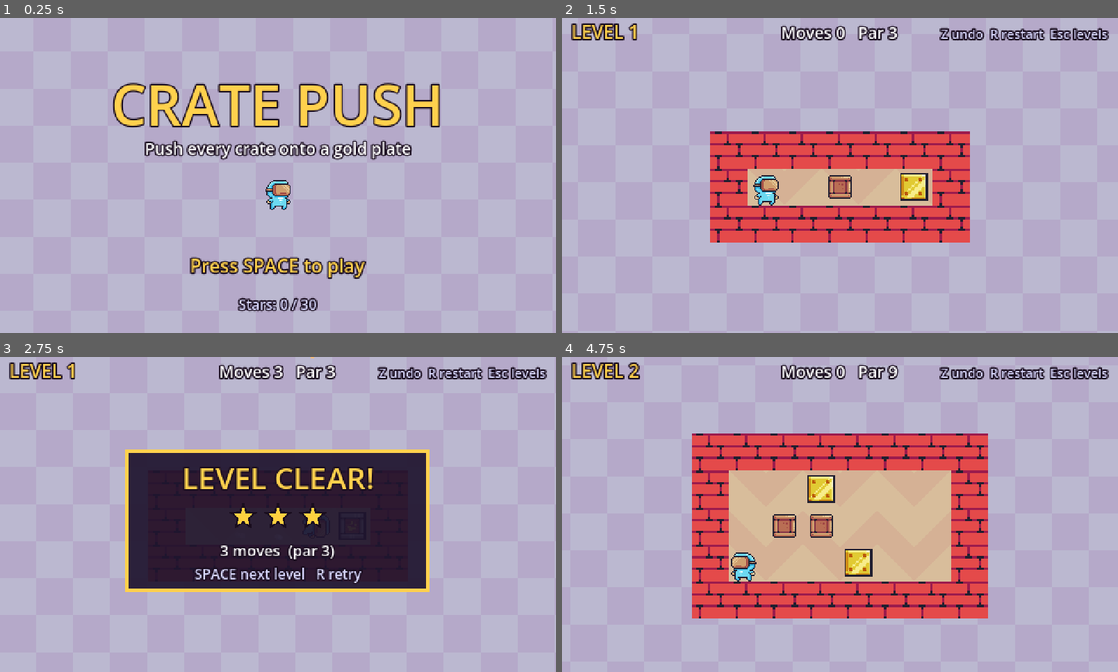
Above: before the commit, frames 1-4 (two rows, left to right).
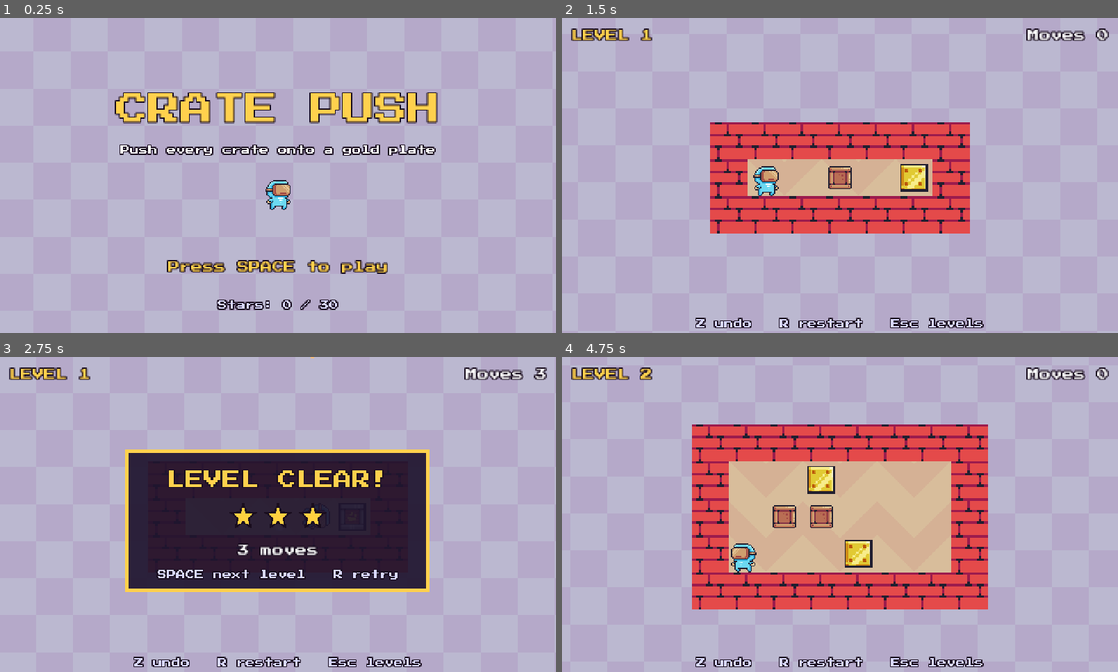
Above: after the commit, the same moments.

Repository: nivash-devs/puzzle-game-
Game: Godot game, scene res://main.tscn
Two runs of this game, one before a commit and one after it. Both use one fixed random seed, a clock stepped at 60 frames per second and the inputs below.
Inputs (mouse positions are in pixels of both pictures, inside the frame that each line leads up to):
- Up to frame 1 (0.25 s): no input
- Up to frame 2 (1.5 s): tap Enter at 0.5, 0.6 s; move the mouse to (962, 159) at 0.52 s; hold Right 0.53-1.28 s; click (962, 159) at 0.67 s; tap Space at 0.77 s; move the mouse to (728, 191) at 1.27 s; hold Down from 1.28 s (still down); tap Keypad Enter at 1.35 s
- Up to frame 3 (2.75 s): tap Space at 1.52, 2 s; move the mouse to (333, 445) at 2.02 s; release Down at 2.03 s; hold Right from 2.03 s (still down); tap R at 2.1 s
- Up to frame 4 (4.75 s): move the mouse to (812, 577) at 2.77 s; release Right at 2.78 s; hold Up 2.78-3.53 s; tap Z at 2.85 s; click (812, 577) at 2.92 s; tap Space at 3.02, 3.77, 4.52 s; move the mouse to (1006, 561) at 3.52 s; hold Left from 3.53 s (still down); tap Enter at 3.6 s; move the mouse to (673, 467) at 4.27 s; tap Keypad Enter at 4.35 s

The runs differ from the first frame. In frame 1, 9.4% of the frame differs, in the area x 20-80%, y 20-94%; in frame 2, 13%; in frame 3, 5.7%; in frame 4, 17%, in the area x 1-99%, y 1-99%.

Commit message:
Use Press Start 2P pixel font, hide par from the screen

Diff:
--- a/main.gd
+++ b/main.gd
@@ -72,7 +72,7 @@
 	crate_done_tex = load(PA + "Items/Boxes/Box3/Idle.png")
 	dust_tex = load(PA + "Other/Dust Particle.png")
 	confetti_tex = load(PA + "Other/Confetti (16x16).png")
-	font = ThemeDB.fallback_font
+	font = load("res://assets/fonts/PressStart2P-Regular.ttf")
 
 	var bg_layer := CanvasLayer.new()
 	bg_layer.layer = -1
@@ -215,7 +215,7 @@
 			if c in "@+":
 				player_cell = cell
 	_fill_floor()
-	origin = ((VIEW - Vector2(w, rows.size()) * CELL) / 2.0).floor() + Vector2(0, 10)
+	origin = ((VIEW - Vector2(w, rows.size()) * CELL) / 2.0).floor() + Vector2(0, 2)
 	for b in boxes:
 		var s := Sprite2D.new()
 		s.z_index = 2
@@ -537,7 +537,7 @@
 
 
 func _text(s: String, pos: Vector2, size: int, color: Color, width: float = -1.0, align := HORIZONTAL_ALIGNMENT_LEFT) -> void:
-	ui.draw_string_outline(font, pos, s, align, width, size, 5, Color(0.1, 0.05, 0.12))
+	ui.draw_string_outline(font, pos, s, align, width, size, 4, Color(0.1, 0.05, 0.12))
 	ui.draw_string(font, pos, s, align, width, size, color)
 
 
@@ -560,16 +560,16 @@
 	match screen:
 		Screen.TITLE:
 			var bob := sin(t * 2.5) * 3.0
-			_text("CRATE PUSH", Vector2(0, 92 + bob), 48, gold, VIEW.x, HORIZONTAL_ALIGNMENT_CENTER)
-			_text("Push every crate onto a gold plate", Vector2(0, 118), 14, Color.WHITE, VIEW.x, HORIZONTAL_ALIGNMENT_CENTER)
+			_text("CRATE PUSH", Vector2(0, 92 + bob), 28, gold, VIEW.x, HORIZONTAL_ALIGNMENT_CENTER)
+			_text("Push every crate onto a gold plate", Vector2(0, 118), 8, Color.WHITE, VIEW.x, HORIZONTAL_ALIGNMENT_CENTER)
 			if int(t * 2.0) % 2 == 0:
-				_text("Press SPACE to play", Vector2(0, 220), 16, gold, VIEW.x, HORIZONTAL_ALIGNMENT_CENTER)
+				_text("Press SPACE to play", Vector2(0, 220), 10, gold, VIEW.x, HORIZONTAL_ALIGNMENT_CENTER)
 			var total := 0
 			for k in best:
 				total += _stars_for(k, best[k])
-			_text("Stars: %d / %d" % [total, LEVELS.size() * 3], Vector2(0, 252), 12, Color(0.85, 0.85, 1), VIEW.x, HORIZONTAL_ALIGNMENT_CENTER)
+			_text("Stars: %d / %d" % [total, LEVELS.size() * 3], Vector2(0, 252), 8, Color(0.85, 0.85, 1), VIEW.x, HORIZONTAL_ALIGNMENT_CENTER)
 		Screen.SELECT:
-			_text("CHOOSE A LEVEL", Vector2(0, 50), 26, gold, VIEW.x, HORIZONTAL_ALIGNMENT_CENTER)
+			_text("CHOOSE A LEVEL", Vector2(0, 50), 18, gold, VIEW.x, HORIZONTAL_ALIGNMENT_CENTER)
 			for i in LEVELS.size():
 				var r := _select_rect(i)
 				var open := _unlocked(i)
@@ -578,24 +578,23 @@
 					fill = fill.lightened(0.25)
 				ui.draw_rect(r, fill)
 				ui.draw_rect(r, gold if i == cursor else Color(0.1, 0.05, 0.12), false, 3.0 if i == cursor else 2.0)
-				_text(str(i + 1) if open else "?", r.position + Vector2(0, 36), 24, Color.WHITE if open else Color(0.5, 0.45, 0.55), r.size.x, HORIZONTAL_ALIGNMENT_CENTER)
+				_text(str(i + 1) if open else "?", r.position + Vector2(0, 36), 16, Color.WHITE if open else Color(0.5, 0.45, 0.55), r.size.x, HORIZONTAL_ALIGNMENT_CENTER)
 				var stars := _stars_for(i, best[i]) if best.has(i) else 0
 				for s in 3:
 					_star(r.position + Vector2(16 + s * 16, 52), 6.0, s < stars)
-			_text("Arrows choose   SPACE play   Esc back", Vector2(0, 262), 12, Color(0.85, 0.85, 1), VIEW.x, HORIZONTAL_ALIGNMENT_CENTER)
+			_text("Arrows choose   SPACE play   Esc back", Vector2(0, 262), 8, Color(0.85, 0.85, 1), VIEW.x, HORIZONTAL_ALIGNMENT_CENTER)
 		Screen.PLAY:
-			var par: int = LEVELS[level][1]
-			_text("LEVEL %d" % (level + 1), Vector2(8, 18), 16, gold)
-			_text("Moves %d   Par %d" % [moves, par], Vector2(0, 18), 14, Color.WHITE, VIEW.x, HORIZONTAL_ALIGNMENT_CENTER)
-			_text("Z undo  R restart  Esc levels", Vector2(0, 18), 11, Color(0.85, 0.85, 1), VIEW.x - 8, HORIZONTAL_ALIGNMENT_RIGHT)
+			_text("LEVEL %d" % (level + 1), Vector2(8, 20), 10, gold)
+			_text("Moves %d" % moves, Vector2(0, 20), 10, Color.WHITE, VIEW.x - 8, HORIZONTAL_ALIGNMENT_RIGHT)
+			_text("Z undo   R restart   Esc levels", Vector2(0, 268), 8, Color(0.85, 0.85, 1), VIEW.x, HORIZONTAL_ALIGNMENT_CENTER)
 			if won:
 				var panel := Rect2(110, 82, 260, 120)
 				ui.draw_rect(panel, Color(0.12, 0.08, 0.18, 0.92))
 				ui.draw_rect(panel, gold, false, 3.0)
-				_text("LEVEL CLEAR!", panel.position + Vector2(0, 32), 26, gold, panel.size.x, HORIZONTAL_ALIGNMENT_CENTER)
+				_text("LEVEL CLEAR!", panel.position + Vector2(0, 32), 16, gold, panel.size.x, HORIZONTAL_ALIGNMENT_CENTER)
 				var stars := _stars_for(level, moves)
 				for s in 3:
 					_star(panel.position + Vector2(100 + s * 30, 56), 11.0, s < stars)
-				_text("%d moves  (par %d)" % [moves, par], panel.position + Vector2(0, 90), 13, Color.WHITE, panel.size.x, HORIZONTAL_ALIGNMENT_CENTER)
+				_text("%d moves" % moves, panel.position + Vector2(0, 90), 10, Color.WHITE, panel.size.x, HORIZONTAL_ALIGNMENT_CENTER)
 				var next := "SPACE next level" if level < LEVELS.size() - 1 else "SPACE back to levels"
-				_text(next + "   R retry", panel.position + Vector2(0, 110), 12, Color(0.85, 0.85, 1), panel.size.x, HORIZONTAL_ALIGNMENT_CENTER)
+				_text(next + "   R retry", panel.position + Vector2(0, 110), 8, Color(0.85, 0.85, 1), panel.size.x, HORIZONTAL_ALIGNMENT_CENTER)
Not shown, added: assets/fonts/OFL.txt
Binary file added: assets/fonts/PressStart2P-Regular.ttf
Not shown, added: assets/fonts/PressStart2P-Regular.ttf.import
